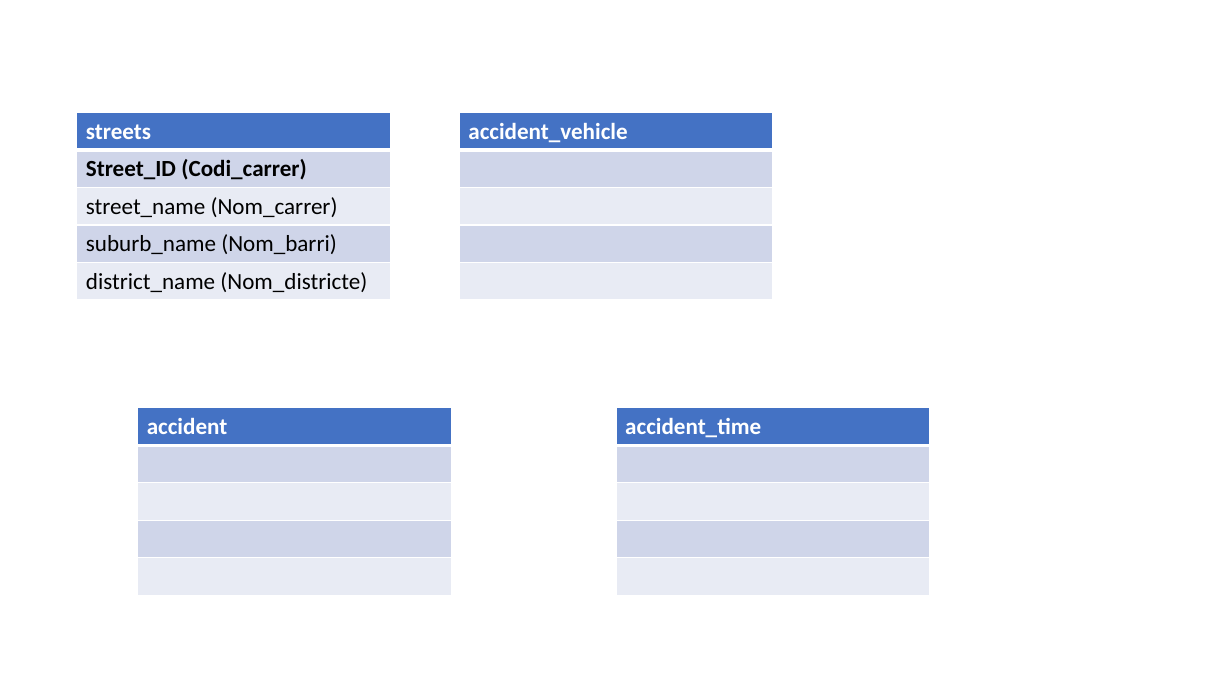
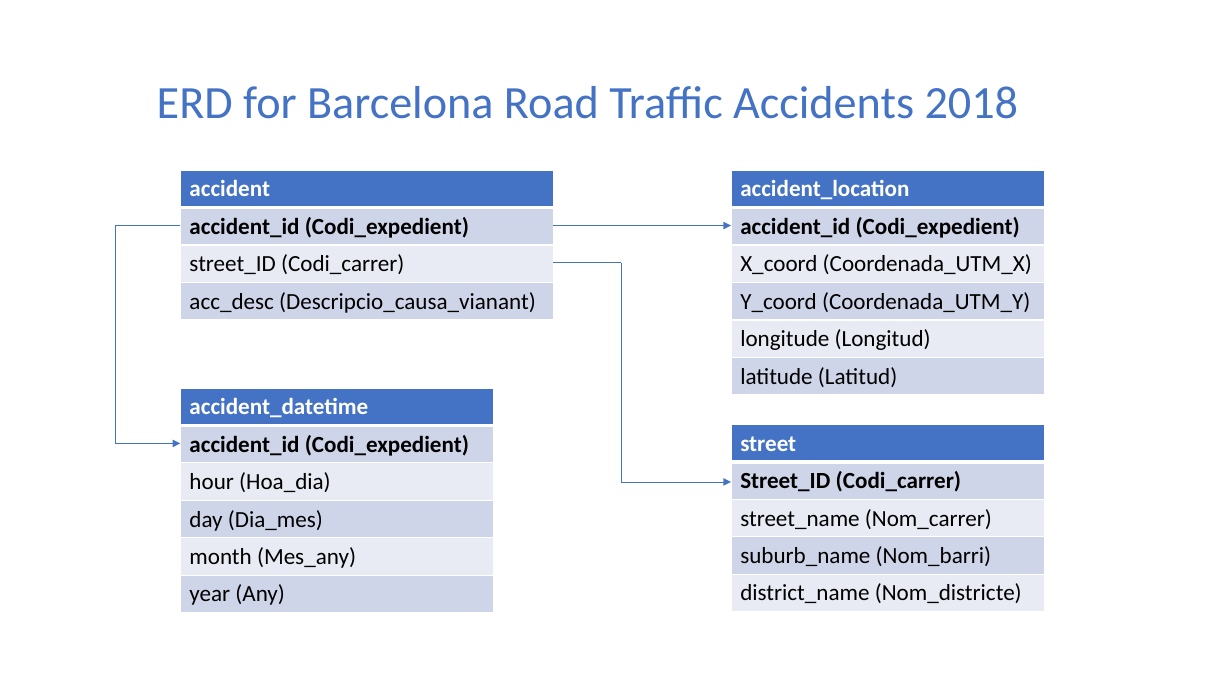
Before and after one commit to ta-data-bcn/Project-Week-2-Barcelona, a slide deck: slide 1 of your-project/ERD - in progress.pptx. Drawn at 1232x693 pixels with LibreOffice and Linux fonts; fonts in the diff are those of the drawing. Boxes give left, top, right and bottom in pixels: in the first picture for what was removed or moved away, otherwise in the second. Text is boxed around its words. In the diff, an @@ line names an element or a change of style, - is before the commit and + after.

```diff
--- a/your-project/ERD - in progress.pptx
+++ b/your-project/ERD - in progress.pptx
@@ text added at [157,86,1019,119], 36 pt, text #4472C4 @@
+ERD for Barcelona Road Traffic Accidents 2018
@@ table removed at [459,113,774,300], 5 rows, 1 columns @@
-accident_vehicle
-
-
-
-
@@ table added at [180,170,554,320], 4 rows, 1 columns @@
+accident
+accident_id (Codi_expedient)
+street_ID (Codi_carrer)
+acc_desc (Descripcio_causa_vianant)
@@ table added at [731,170,1045,394], 6 rows, 1 columns @@
+accident_location
+accident_id (Codi_expedient)
+X_coord (Coordenada_UTM_X)
+Y_coord (Coordenada_UTM_Y)
+longitude (Longitud)
+latitude (Latitud)
@@ line added from (180, 226) to (116, 226), #4472C4 0.5 pt @@
@@ line added from (116, 444) to (116, 226), #4472C4 0.5 pt @@
@@ arrow added from (554, 226) to (731, 226), #4472C4 0.5 pt @@
@@ line added from (554, 262) to (622, 262), #4472C4 0.5 pt @@
@@ line added from (622, 262) to (622, 482), #4472C4 0.5 pt @@
@@ table at [180,388,494,612] @@
-row 1: accident_time
-row 2: 
-row 3: 
-row 4: 
-row 5: 
+row 1: accident_datetime
+row 2: accident_id (Codi_expedient)
+row 3: hour (Hoa_dia)
+row 4: day (Dia_mes)
+row 5: month (Mes_any)
+row 6: year (Any)
@@ table: place and size @@
-table at [616,408,931,595]
+table at [180,388,494,612]
@@ table removed at [138,408,452,595], 5 rows, 1 columns @@
-accident
-
-
-
-
@@ arrow added from (116, 444) to (180, 444), #4472C4 0.5 pt @@
@@ table at [731,424,1045,612] @@
-row 1, column 1: streets
+row 1, column 1: street
@@ table: place and size @@
-table at [77,113,391,300]
+table at [731,424,1045,612]
@@ arrow added from (622, 482) to (731, 482), #4472C4 0.5 pt @@
```
Also in this commit, not shown: 1 slide added, 3 other files.
